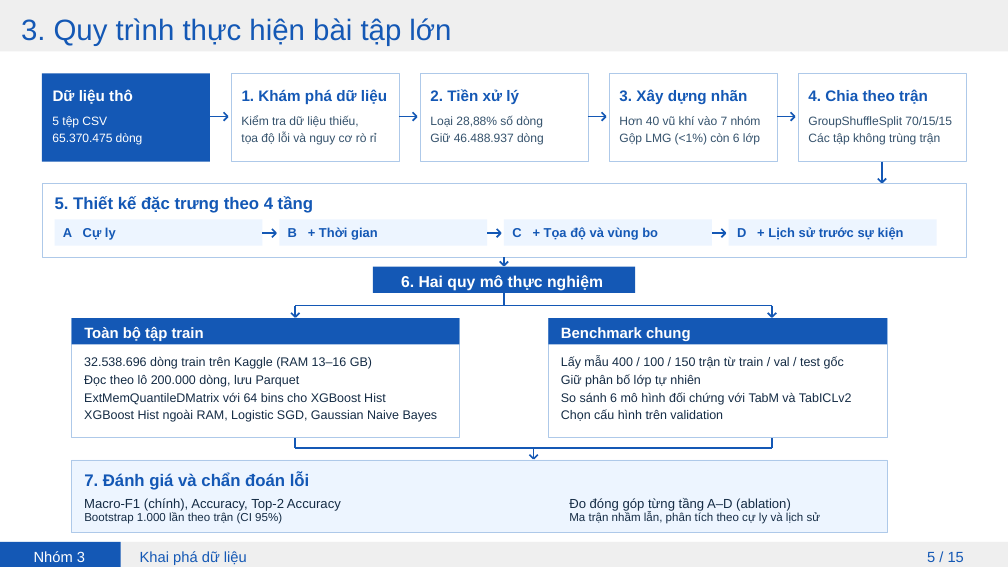
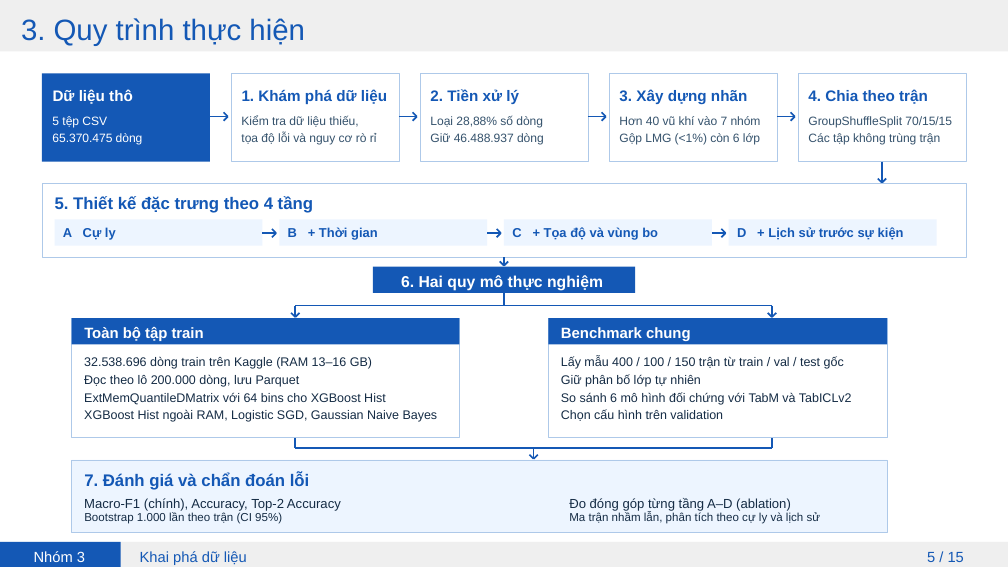
Before and after one commit to kttt294/PUBG-Weapon-Groups, a slide deck: slide 5 of docs/Thuyet_trinh_PUBG.pptx. Drawn at 1008x567 pixels with LibreOffice and Linux fonts; fonts in the diff are those of the drawing. Boxes give left, top, right and bottom in pixels: in the first picture for what was removed or moved away, otherwise in the second. Text is boxed around its words. In the diff, an @@ line names an element or a change of style, - is before the commit and + after.

Commit message:
update slide

```diff
--- a/docs/Thuyet_trinh_PUBG.pptx
+++ b/docs/Thuyet_trinh_PUBG.pptx
@@ text at bbox=[21, 18, 305, 46]: text changed @@
-3. Quy trình thực hiện bài tập lớn
+3. Quy trình thực hiện
```
Also in this commit, not shown: 5 slides added, 5 slides removed, 1 other file.
